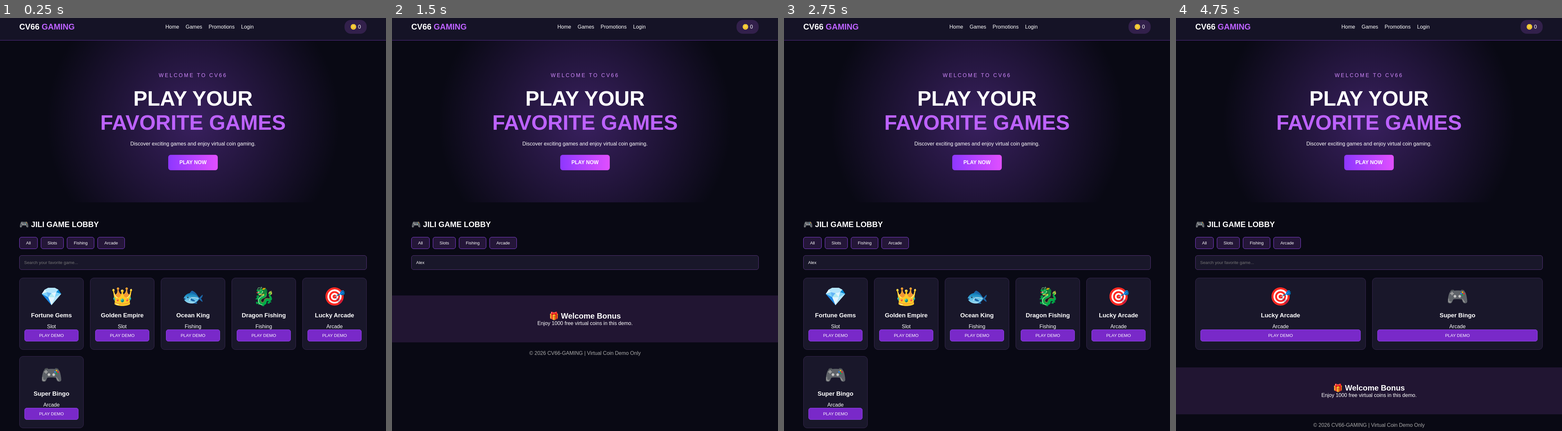
Above: before the commit, frames 1-4 (left to right).
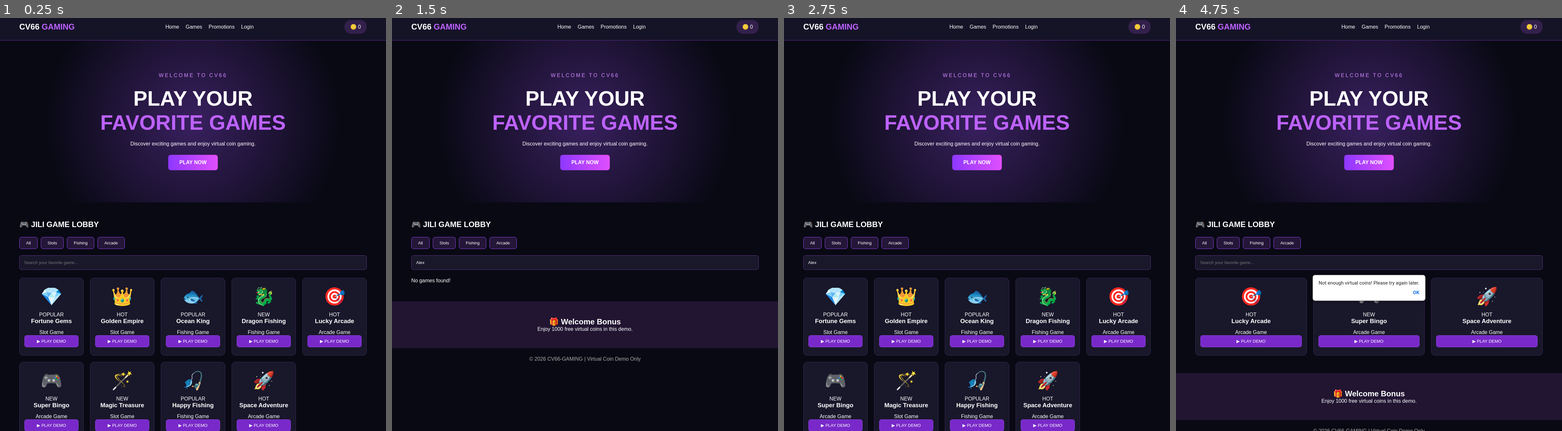
Above: after the commit, the same moments.

Repository: devoloperx99-blip/CV66-gaming
Page: browser page index.html
The page is run twice, just before and just after one commit, with the same random seed, the same clock (stepped at 60 frames per second) and the same inputs. When the page shows a pop-up message, it is drawn as a white box for half a second while everything else waits; a line starting with > is the answer the replay typed.
Inputs (mouse positions are in pixels of both pictures, inside the frame that each line leads up to):
- Up to frame 1 (0.25 s): no input
- Up to frame 2 (1.5 s): click (585, 261) at 0.27 s; type "Alex" at 0.27 s; click "PLAY NOW" at 0.52 s; click "Games" at 1.27 s
- Up to frame 3 (2.75 s): click "PLAY NOW" at 1.87 s; click "Slots" at 2.02 s; click "All" at 2.47 s
- Up to frame 4 (4.75 s): click (1369, 340) at 3.07 s, where only the run after the commit has a clickable "▶ PLAY DEMO"; click "PLAY DEMO" (after the commit: "▶ PLAY DEMO") at 3.27 s; click "CV66 GAMING" at 3.67 s; click "Arcade" at 4.27 s; click (1488, 340) at 4.52 s, where only the run after the commit has a clickable "▶ PLAY DEMO"

The runs differ from the first frame. In frame 1, 6.0% of the frame differs, in the area x 5-95%, y 71-100%; in frame 2, 3.5%; in frame 3, 6.0%; in frame 4, 9.0%, in the area x 0-100%, y 62-100%.

Commit message:
Update game.js

Diff:
--- a/games.js
+++ b/games.js
@@ -1,60 +1,141 @@
+
+/* =================================
+   CV66 GAMING - GAME LOBBY
+   Virtual Coin Demo Only
+================================= */
 
 const games = [
-  {name:"Fortune Gems", type:"Slot", icon:"💎"},
-  {name:"Golden Empire", type:"Slot", icon:"👑"},
-  {name:"Ocean King", type:"Fishing", icon:"🐟"},
-  {name:"Dragon Fishing", type:"Fishing", icon:"🐉"},
-  {name:"Lucky Arcade", type:"Arcade", icon:"🎯"},
-  {name:"Super Bingo", type:"Arcade", icon:"🎮"}
+  {
+    id: 1,
+    name: "Fortune Gems",
+    category: "Slot",
+    icon: "💎",
+    label: "POPULAR"
+  },
+  {
+    id: 2,
+    name: "Golden Empire",
+    category: "Slot",
+    icon: "👑",
+    label: "HOT"
+  },
+  {
+    id: 3,
+    name: "Ocean King",
+    category: "Fishing",
+    icon: "🐟",
+    label: "POPULAR"
+  },
+  {
+    id: 4,
+    name: "Dragon Fishing",
+    category: "Fishing",
+    icon: "🐉",
+    label: "NEW"
+  },
+  {
+    id: 5,
+    name: "Lucky Arcade",
+    category: "Arcade",
+    icon: "🎯",
+    label: "HOT"
+  },
+  {
+    id: 6,
+    name: "Super Bingo",
+    category: "Arcade",
+    icon: "🎮",
+    label: "NEW"
+  },
+  {
+    id: 7,
+    name: "Magic Treasure",
+    category: "Slot",
+    icon: "🪄",
+    label: "NEW"
+  },
+  {
+    id: 8,
+    name: "Happy Fishing",
+    category: "Fishing",
+    icon: "🎣",
+    label: "POPULAR"
+  },
+  {
+    id: 9,
+    name: "Space Adventure",
+    category: "Arcade",
+    icon: "🚀",
+    label: "HOT"
+  }
 ];
 
-const grid = document.getElementById("gameGrid");
+const gameGrid = document.getElementById("gameGrid");
+const searchInput = document.getElementById("search");
 
-function displayGames(list) {
-  grid.innerHTML = "";
+// Display games
+function displayGames(gameList) {
+  if (!gameGrid) return;
 
-  list.forEach(game => {
+  gameGrid.innerHTML = "";
+
+  if (gameList.length === 0) {
+    gameGrid.innerHTML =
+      '<p class="no-games">No games found!</p>';
+    return;
+  }
+
+  gameList.forEach(game => {
     const card = document.createElement("div");
     card.className = "game-card";
 
-    const icon = document.createElement("div");
-    icon.className = "game-icon";
-    icon.textContent = game.icon;
+    card.innerHTML = `
+      <div class="game-icon">${game.icon}</div>
+      <span class="game-label">${game.label}</span>
+      <h3>${game.name}</h3>
+      <p>${game.category} Game</p>
+      <button type="button" class="play-game-btn">
+        ▶ PLAY DEMO
+      </button>
+    `;
 
-    const title = document.createElement("h3");
-    title.textContent = game.name;
+    card.querySelector("button").addEventListener(
+      "click",
+      () => {
+        if (typeof playGame === "function") {
+          playGame(game.name);
+        } else {
+          alert("Game system is loading. Please try again.");
+        }
+      }
+    );
 
-    const type = document.createElement("p");
-    type.textContent = game.type;
-
-    const button = document.createElement("button");
-    button.textContent = "PLAY DEMO";
-    button.onclick = () => playGame(game.name);
-
-    card.append(icon, title, type, button);
-    grid.appendChild(card);
+    gameGrid.appendChild(card);
   });
 }
 
-function filterGames(type) {
-  const result = type === "All"
+// Category filter
+function filterGames(category) {
+  const filtered = category === "All"
     ? games
-    : games.filter(game => game.type === type);
+    : games.filter(game => game.category === category);
 
-  displayGames(result);
+  displayGames(filtered);
 }
 
+// Search games
 function searchGames() {
-  const query = document.getElementById("search")
-    .value.toLowerCase();
+  const query = searchInput.value
+    .trim()
+    .toLowerCase();
 
-  displayGames(games.filter(game =>
-    game.name.toLowerCase().includes(query)
-  ));
+  const filtered = games.filter(game =>
+    game.name.toLowerCase().includes(query) ||
+    game.category.toLowerCase().includes(query)
+  );
+
+  displayGames(filtered);
 }
 
-function playGame(name) {
-  alert(name + " - Demo game coming soon!");
-}
-
+// Initial game lobby
 displayGames(games);
